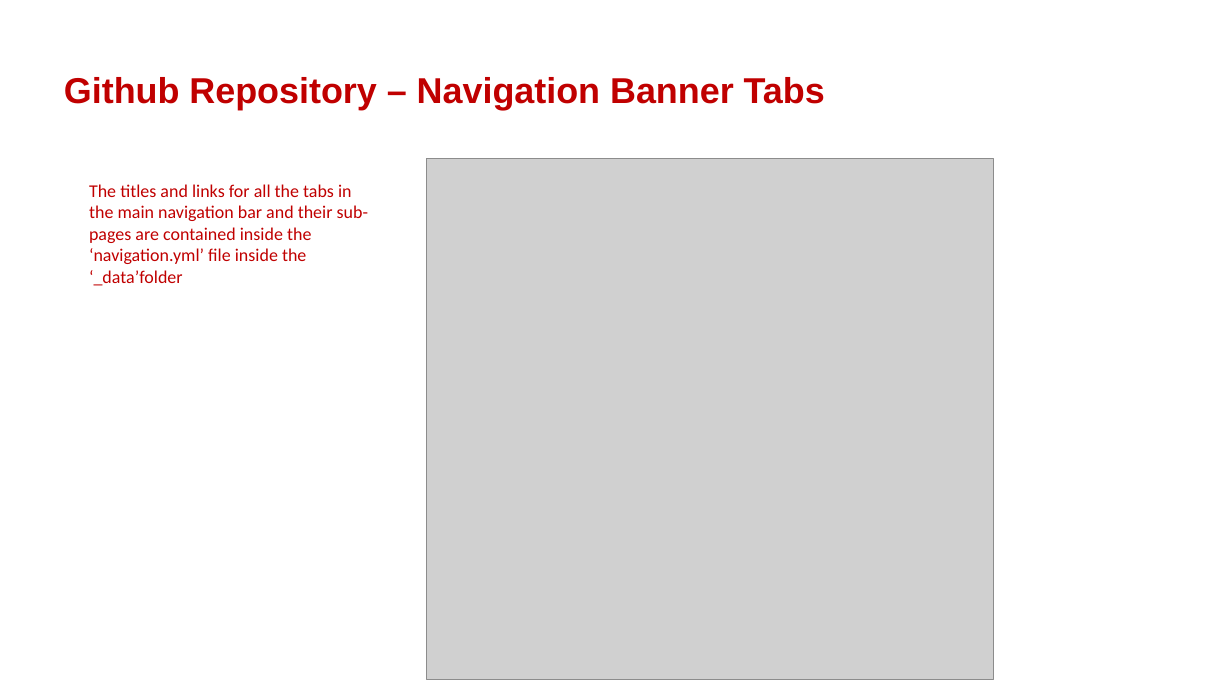
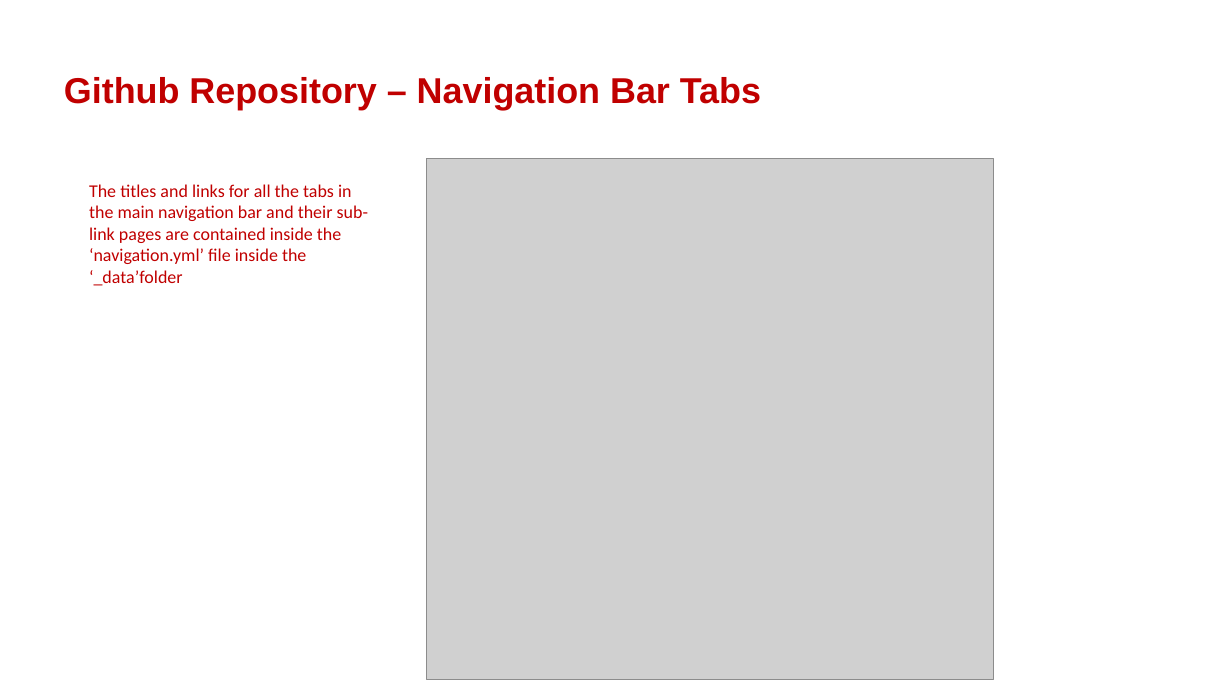
Before and after one commit to isomerpages/enterprisesg-sac-old, a slide deck: slide 15 of files/admin-guide/SAC-admin-guide-overview.pptx (slide 14 before the commit). Drawn at 1232x693 pixels with LibreOffice and Linux fonts; fonts in the diff are those of the drawing; grey boxes stand for pictures; background and template pictures are left out. Boxes give left, top, right and bottom in pixels: in the first picture for what was removed or moved away, otherwise in the second. Text is boxed around its words. In the diff, an @@ line names an element or a change of style, - is before the commit and + after.

```diff
--- a/files/admin-guide/SAC-admin-guide-overview.pptx
+++ b/files/admin-guide/SAC-admin-guide-overview.pptx
@@ title at (64,77,761,110): text changed @@
-Github Repository – Navigation Banner Tabs
+Github Repository – Navigation Bar Tabs
@@ text at (89,184,368,286): text changed @@
-The titles and links for all the tabs in the main navigation bar and their sub-pages are contained inside the ‘navigation.yml’ file inside the ‘_data’folder
+The titles and links for all the tabs in the main navigation bar and their sub-link pages are contained inside the ‘navigation.yml’ file inside the ‘_data’folder
```
Also in this commit, not shown: 8 other slides changed, 1 slide added, 4 other files.
